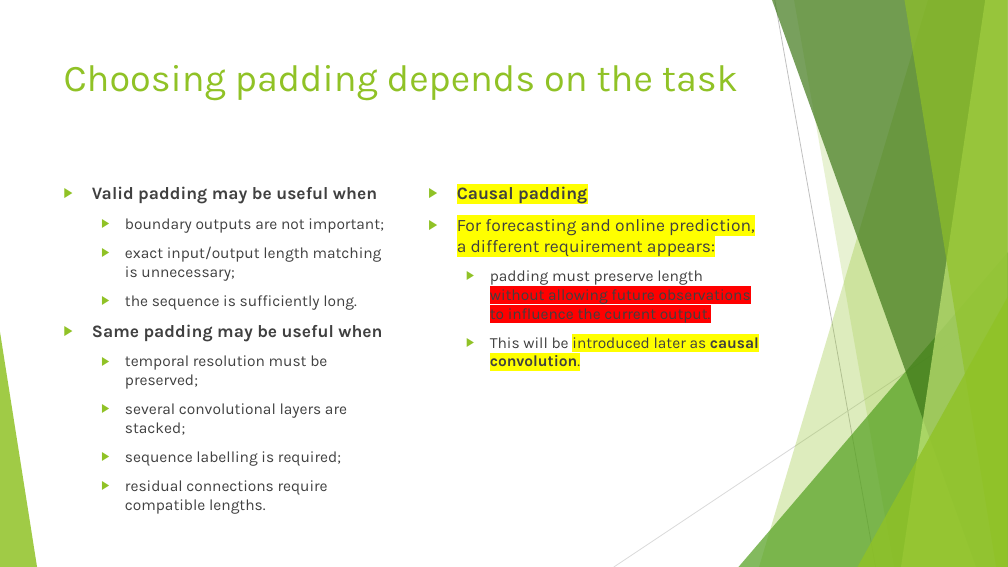
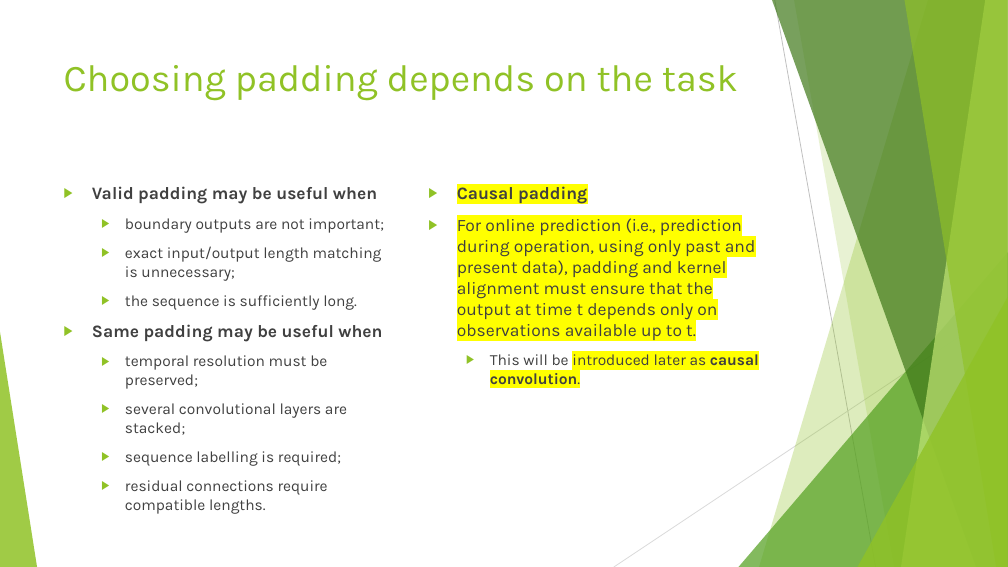
Before and after one commit to FranzGH/timeseries, a slide deck: slide 65 of Slides/05 CNNs.pptx. Drawn at 1008x567 pixels with LibreOffice and Linux fonts; fonts in the diff are those of the drawing. Boxes give left, top, right and bottom in pixels: in the first picture for what was removed or moved away, otherwise in the second. Text is boxed around its words. In the diff, an @@ line names an element or a change of style, - is before the commit and + after.

```diff
--- a/Slides/05 CNNs.pptx
+++ b/Slides/05 CNNs.pptx
@@ text at [457,218,756,340]: text changed; size 14.8 to 16.6 pt @@
-▶ For forecasting and online prediction, a different requirement appears:
-  ▶ padding must preserve length without allowing future observations to influence the current output.
+▶ For online prediction (i.e., prediction during operation, using only past and present data), padding and kernel alignment must ensure that the output at time t depends only on observations available up to t.
```
Also in this commit, not shown: 64 other slides changed, 20 slides added, 5 slides removed, 1 other file.
